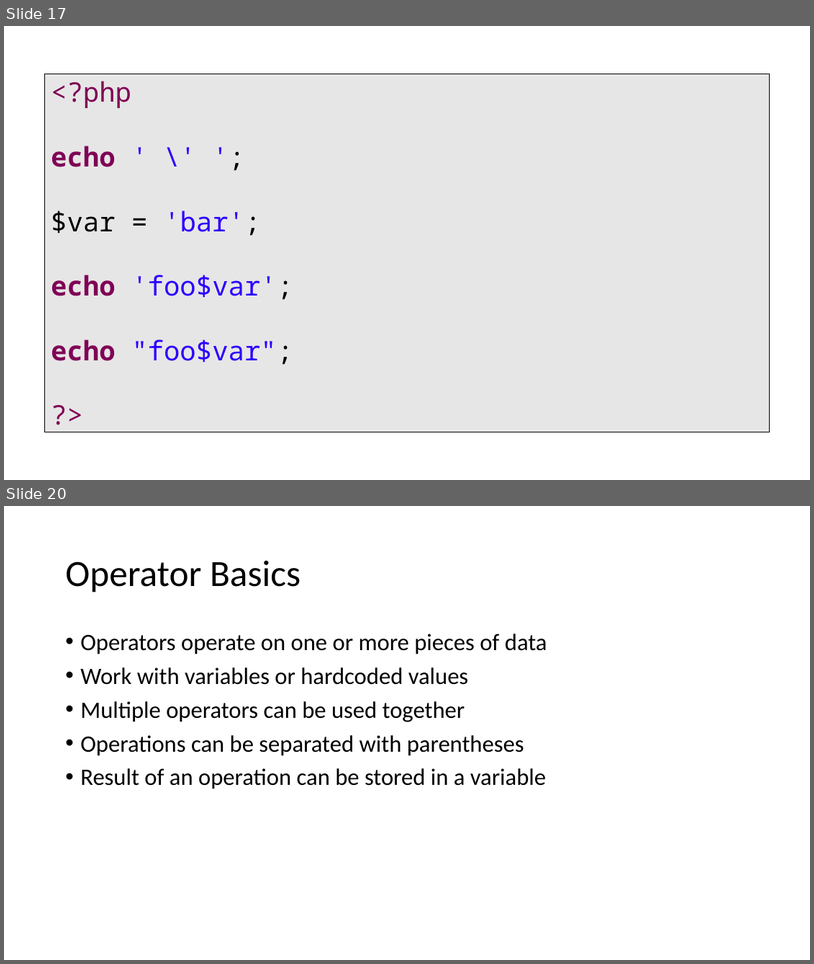
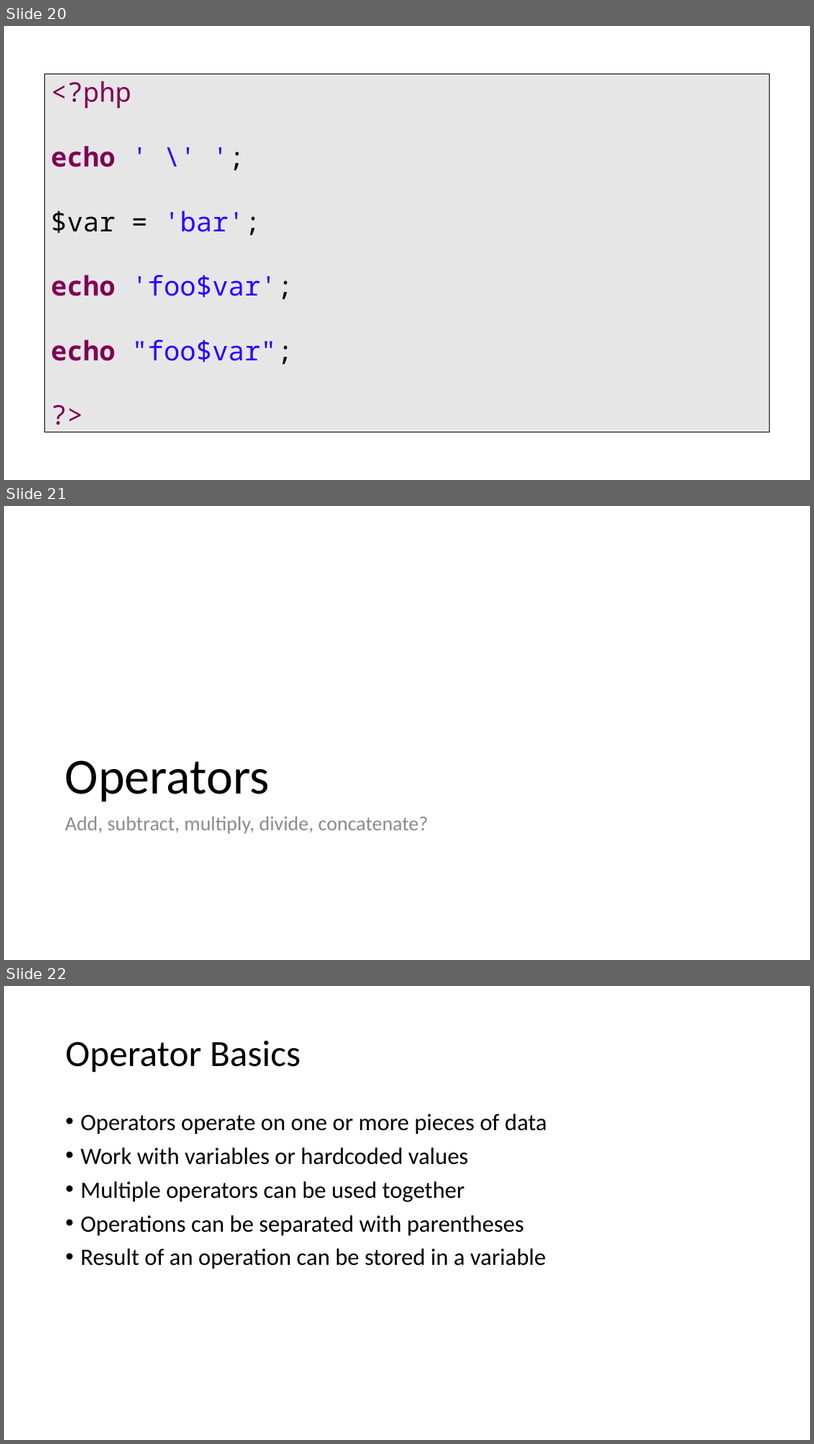
Before and after one commit to PHPEmbark/curriculum, a slide deck: course/1 - Basic Programming/Basics Of Programming.pptx. Shown one above the other, each under a label of ours: slides 17 and 20 before the commit, slides 20, 21 and 22 after it; the slides between them are not shown. The pictures are 814x964 and 814x1444 pixels, drawn with LibreOffice and Linux fonts; fonts in the diff are those of the drawing. Boxes give left, top, right and bottom in pixels: in the first picture for what was removed or moved away, otherwise in the second. Text is boxed around its words. In the diff, an @@ line names an element or a change of style, - is before the commit and + after.

```diff
--- a/course/1 - Basic Programming/Basics Of Programming.pptx
+++ b/course/1 - Basic Programming/Basics Of Programming.pptx
@@ slide 21 added at [4, 506, 810, 960], background #FFFFFF @@
@@ title added at [65, 760, 270, 802], 60 pt, text #000000 @@
+Operators
@@ text added at [65, 816, 429, 834], 24 pt, text #8C8C8C @@
+Add, subtract, multiply, divide, concatenate?
@@ what was slide 17 is now slide 20 @@
@@ what was slide 20 is now slide 22 @@
```
Also in this commit, not shown: 4 slides changed, 1 slide removed.
